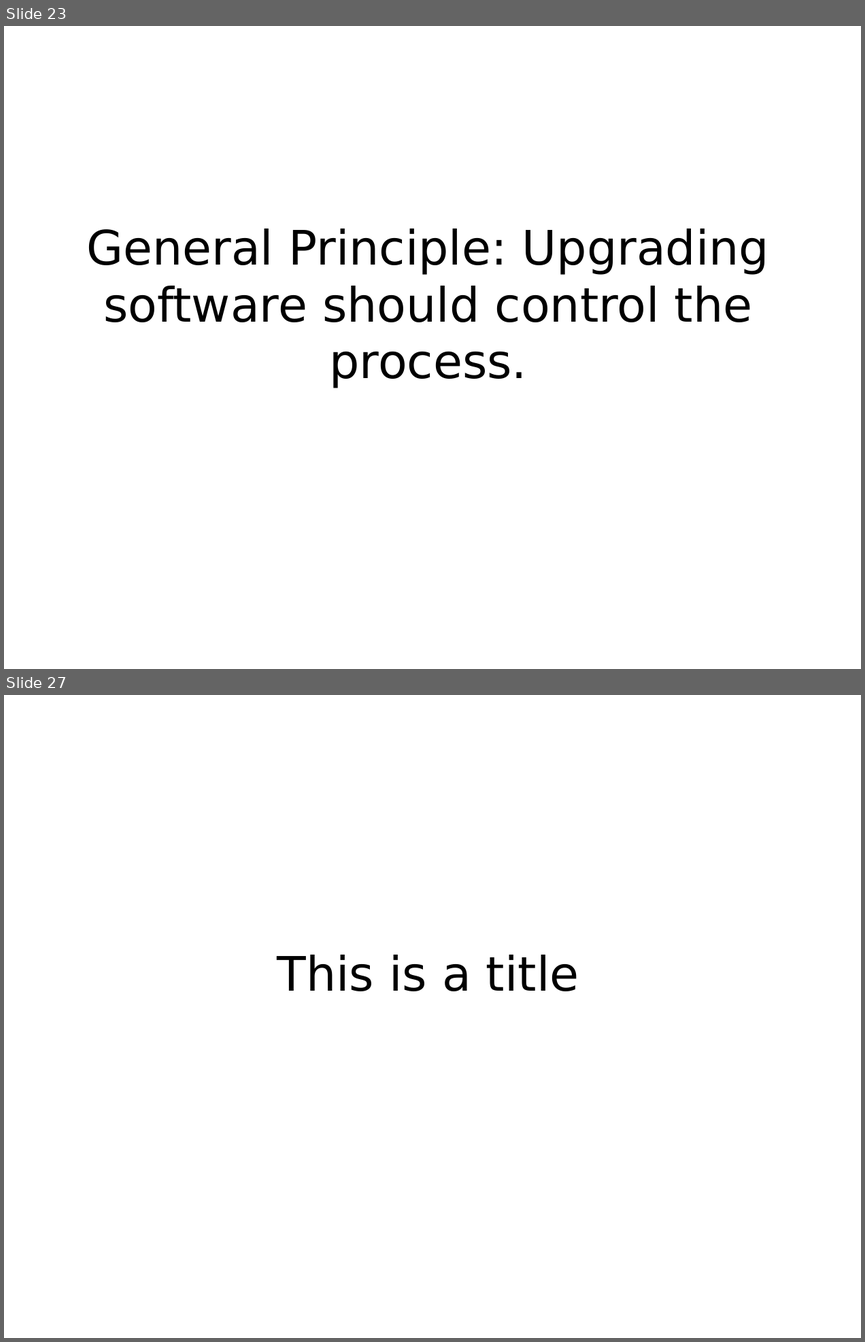
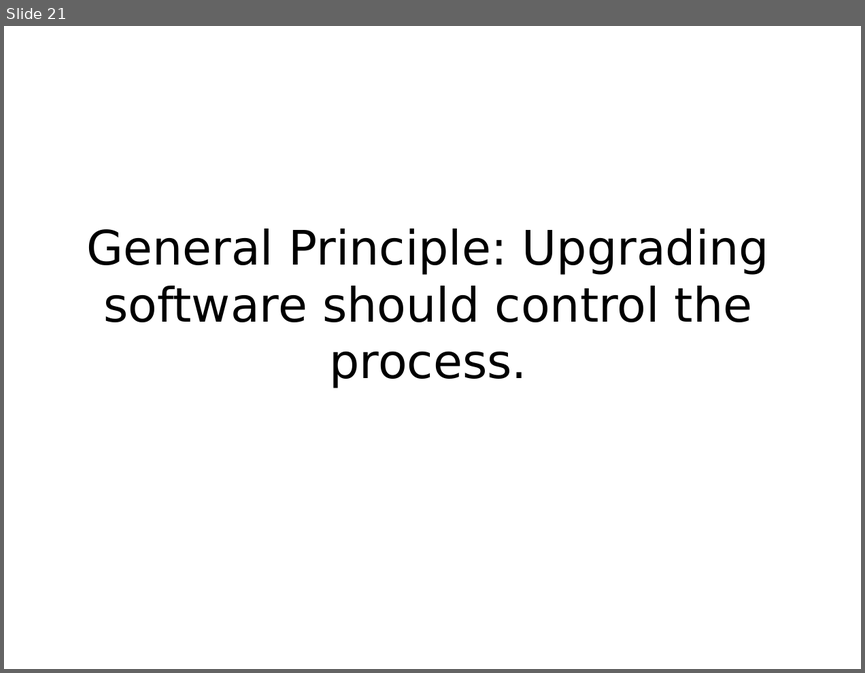
Before and after one commit to mkohler/embedded_python_presentation, a slide deck: embedded_python.odp. Shown one above the other, each under a label of ours: slides 23 and 27 before the commit, slide 21 after it; the slides between them are not shown. The pictures are 865x1342 and 865x673 pixels, drawn with LibreOffice and Linux fonts; fonts in the diff are those of the drawing. Boxes give left, top, right and bottom in pixels: in the first picture for what was removed or moved away, otherwise in the second. Text is boxed around its words. In the diff, an @@ line names an element or a change of style, - is before the commit and + after.

```diff
--- a/embedded_python.odp
+++ b/embedded_python.odp
@@ slide 27 removed at <box>4,695,861,1338</box>, background #FFFFFF @@
@@ title removed at <box>277,955,579,991</box> @@
-This is a title
@@ what was slide 23 is now slide 21 @@
```
Also in this commit, not shown: 1 slide changed, 9 slides added, 5 other slides removed.
